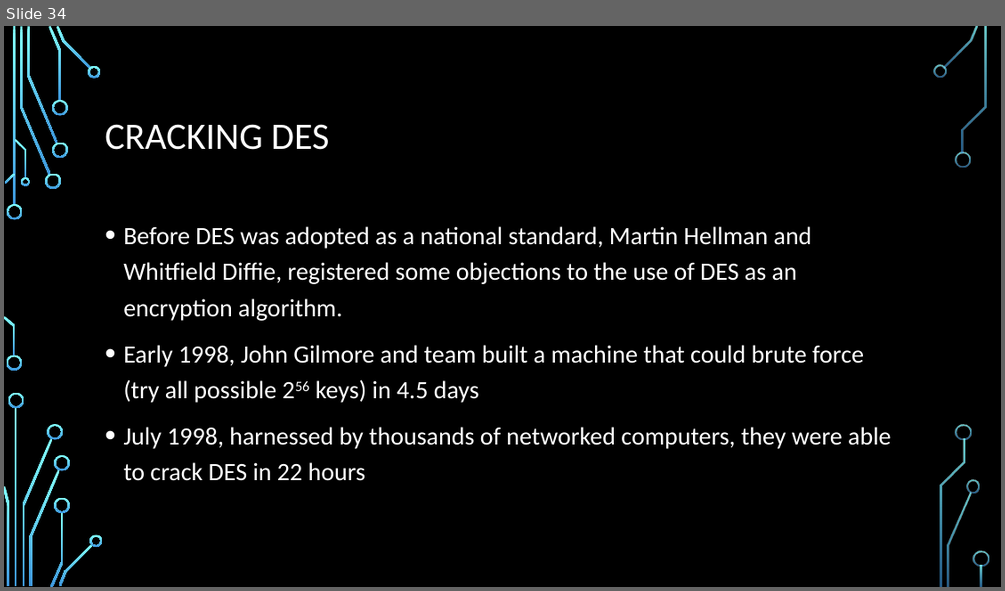
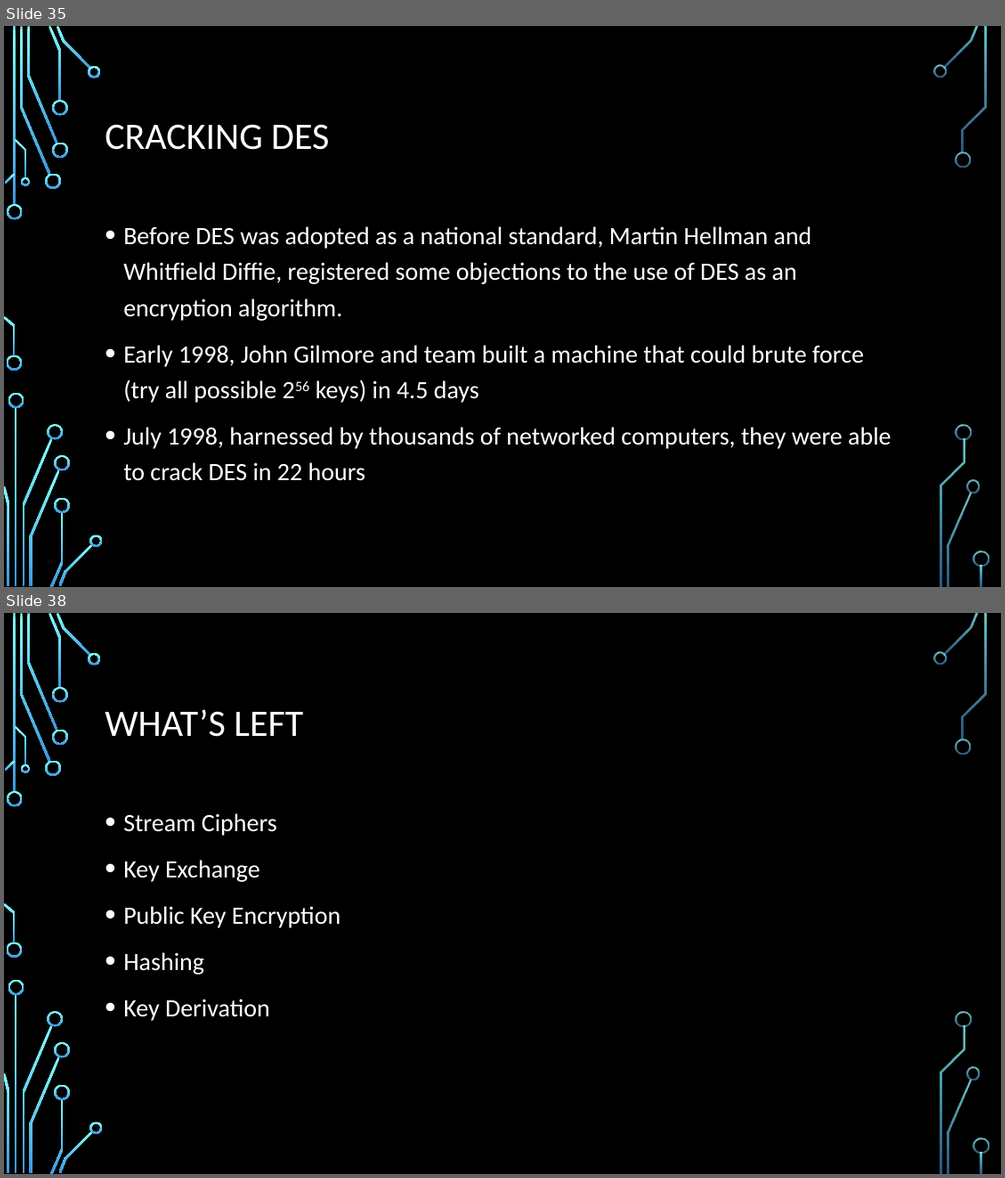
Before and after one commit to stevemann2705/meetup, a slide deck: Crypto.pptx. Shown one above the other, each under a label of ours: slide 34 before the commit, slides 35 and 38 after it; the slides between them are not shown. The pictures are 1005x591 and 1005x1178 pixels, drawn with LibreOffice and Linux fonts; fonts in the diff are those of the drawing; background and template pictures are left out. Boxes give left, top, right and bottom in pixels: in the first picture for what was removed or moved away, otherwise in the second. Text is boxed around its words. In the diff, an @@ line names an element or a change of style, - is before the commit and + after.

```diff
--- a/Crypto.pptx
+++ b/Crypto.pptx
@@ slide 38 added at (4,613,1001,1174), background picture (left out); not listed: 36 template elements that a slide beside it also shows @@
@@ title added at (105,709,303,737), 36 pt, text #FFFFFF @@
+WHAT’S LEFT
@@ text added at (123,813,340,1021), 24 pt, text #FFFFFF @@
+• Stream Ciphers
+• Key Exchange
+• Public Key Encryption
+• Hashing
+• Key Derivation
@@ what was slide 34 is now slide 35 @@
```
Also in this commit, not shown: 8 slides changed, 2 other slides added.
